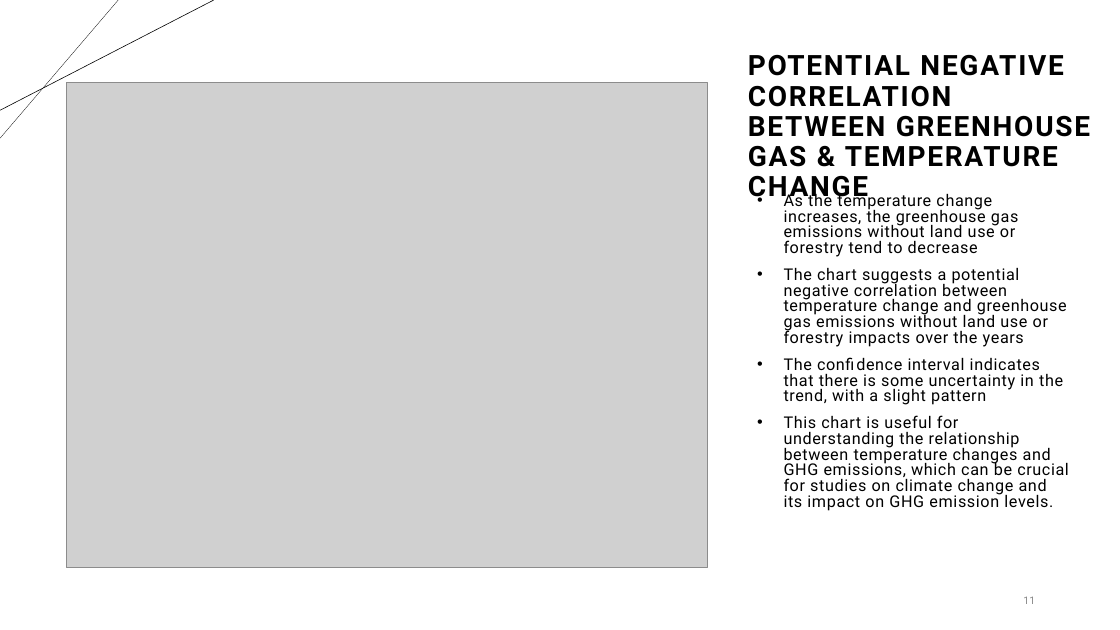
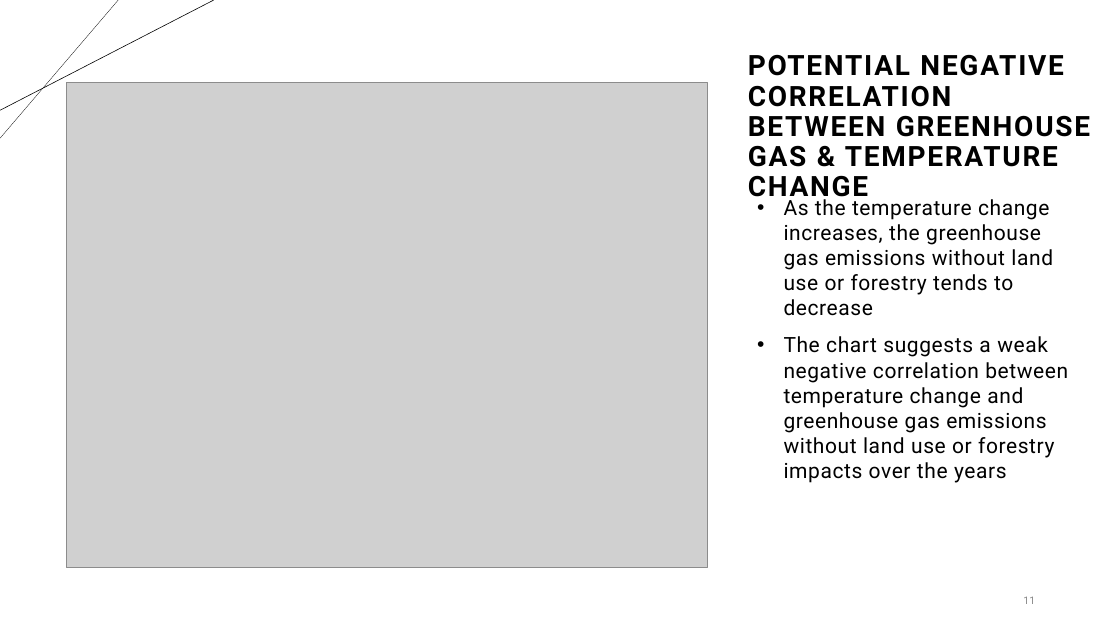
Before and after one commit to LaserLon/EDA, a slide deck: slide 11 of Chelsey/Group_1_EDA_Presentation.pptx. Drawn at 1120x630 pixels with LibreOffice and Linux fonts; fonts in the diff are those of the drawing; grey boxes stand for pictures. Boxes give left, top, right and bottom in pixels: in the first picture for what was removed or moved away, otherwise in the second. Text is boxed around its words. In the diff, an @@ line names an element or a change of style, - is before the commit and + after.

```diff
--- a/Chelsey/Group_1_EDA_Presentation.pptx
+++ b/Chelsey/Group_1_EDA_Presentation.pptx
@@ text at bbox=[784, 195, 1068, 483]: text changed; size 13.9 to 18 pt @@
-• As the temperature change increases, the greenhouse gas emissions without land use or forestry tend to decrease
-• The chart suggests a potential negative correlation between temperature change and greenhouse gas emissions without land use or forestry impacts over the years
-• The confidence interval indicates that there is some uncertainty in the trend, with a slight pattern
-• This chart is useful for understanding the relationship between temperature changes and GHG emissions, which can be crucial for studies on climate change and its impact on GHG emission levels.
+• As the temperature change increases, the greenhouse gas emissions without land use or forestry tends to decrease
+• The chart suggests a weak negative correlation between temperature change and greenhouse gas emissions without land use or forestry impacts over the years
```
Also in this commit, not shown: 5 other slides changed, 1 other file.
